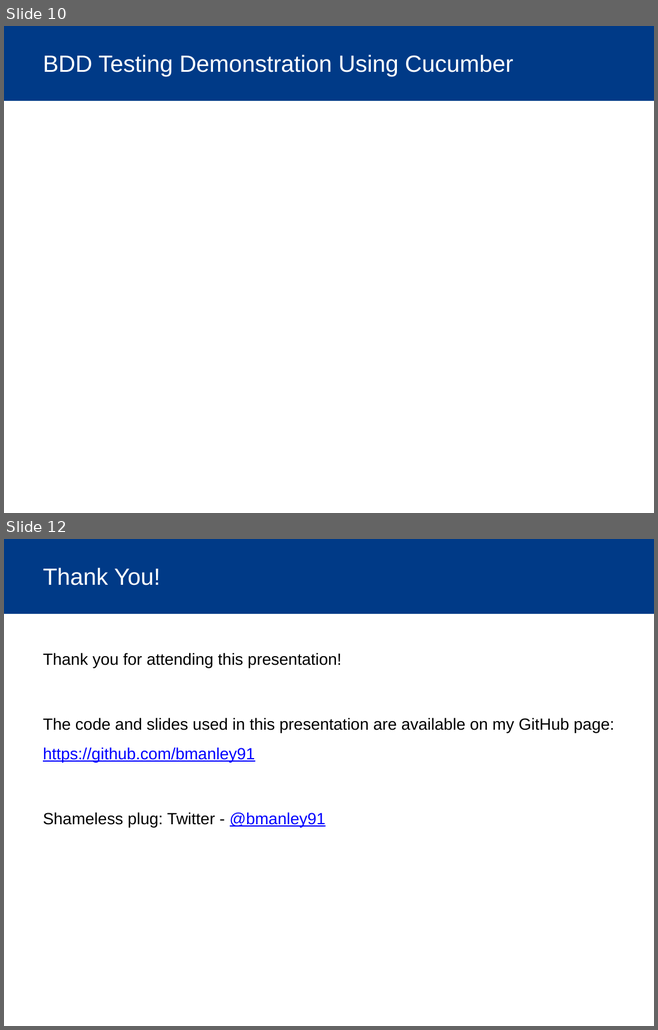
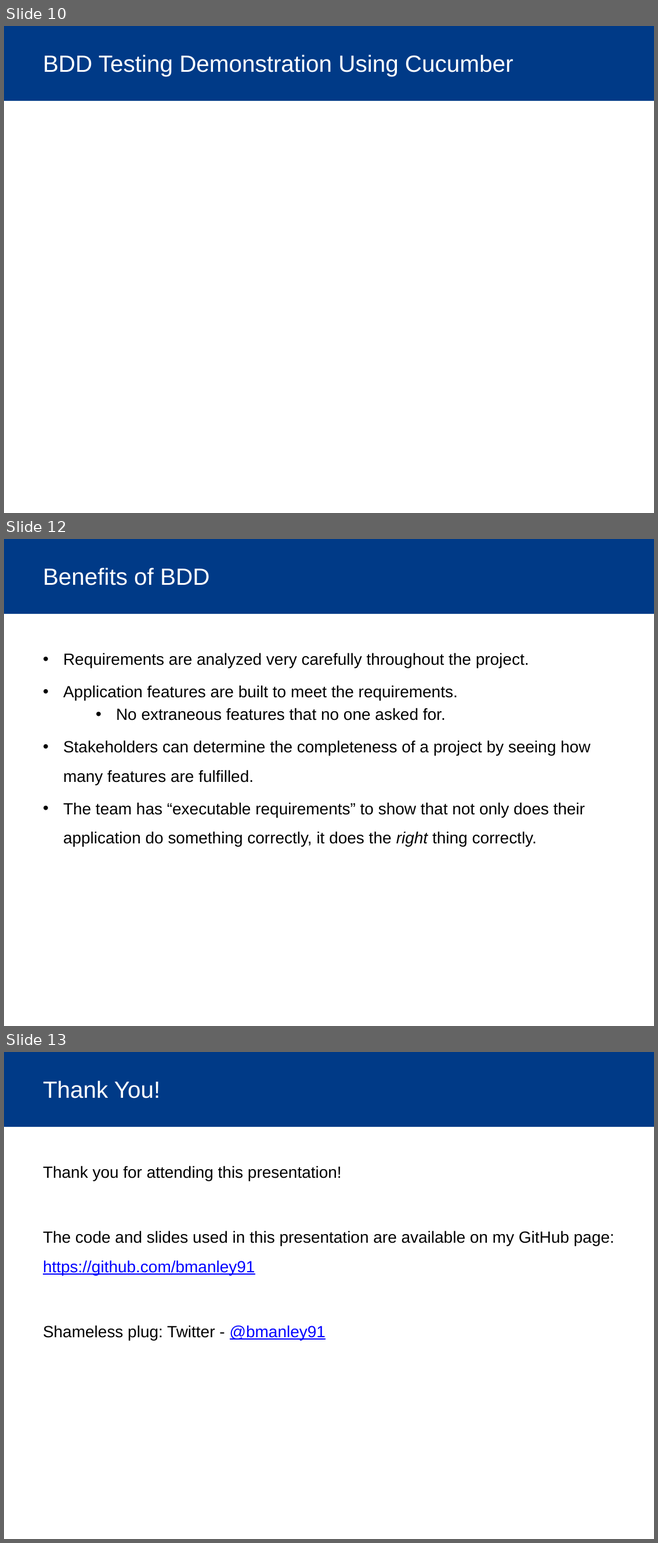
Before and after one commit to bmanley91/BDD-talk, a slide deck: BDD.pptx. Shown one above the other, each under a label of ours: slides 10 and 12 before the commit, slides 10, 12 and 13 after it; the slides between them are not shown. The pictures are 658x1030 and 658x1543 pixels, drawn with LibreOffice and Linux fonts; fonts in the diff are those of the drawing; background and template pictures are left out. Boxes give left, top, right and bottom in pixels: in the first picture for what was removed or moved away, otherwise in the second. Text is boxed around its words. In the diff, an @@ line names an element or a change of style, - is before the commit and + after.

```diff
--- a/BDD.pptx
+++ b/BDD.pptx
@@ slide 12 added at [4, 539, 654, 1026], background #FFFFFF; not listed: 1 template element that a slide beside it also shows @@
@@ title added at [43, 567, 209, 585], 26 pt, text #FFFFFF @@
+Benefits of BDD
@@ text added at [63, 653, 590, 846], 18 pt, text #000000 @@
+• Requirements are analyzed very carefully throughout the project.
+• Application features are built to meet the requirements.
+  • No extraneous features that no one asked for.
+• Stakeholders can determine the completeness of a project by seeing how many features are fulfilled.
+• The team has “executable requirements” to show that not only does their application do something correctly, it does the right thing correctly.
@@ what was slide 12 is now slide 13 @@
```
Also in this commit, not shown: 3 slides changed.
